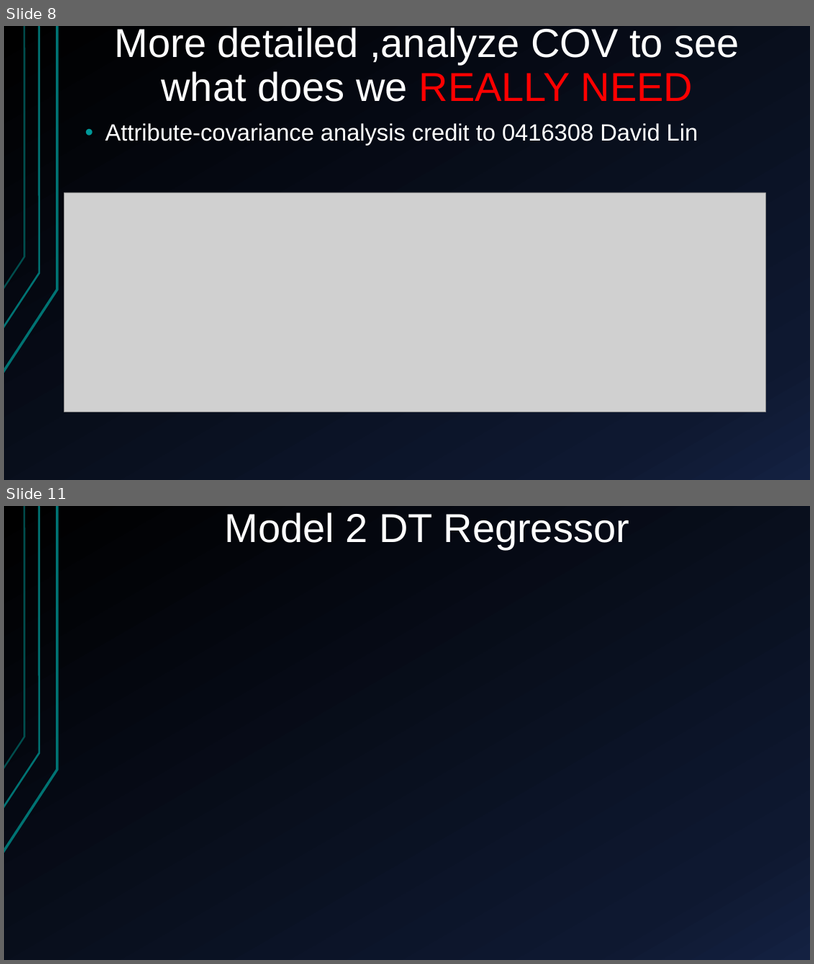
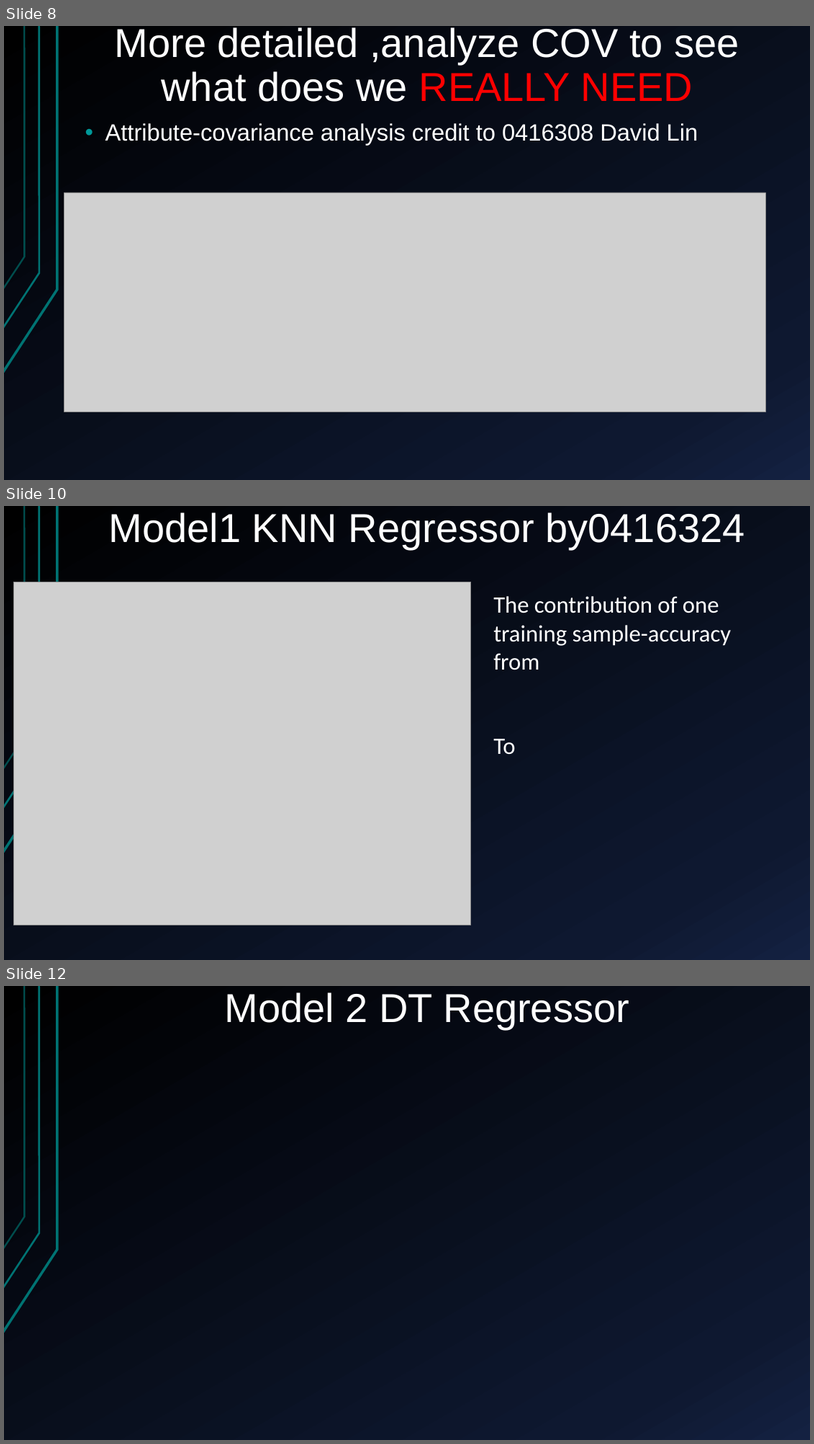
Before and after one commit to Alfons0329/Machine_Learning_Fall_2017, a slide deck: Final_proj/Presentation.pptx. Shown one above the other, each under a label of ours: slides 8 and 11 before the commit, slides 8, 10 and 12 after it; the slides between them are not shown. The pictures are 814x964 and 814x1444 pixels, drawn with LibreOffice and Linux fonts; fonts in the diff are those of the drawing; grey boxes stand for pictures. Boxes give left, top, right and bottom in pixels: in the first picture for what was removed or moved away, otherwise in the second. Text is boxed around its words. In the diff, an @@ line names an element or a change of style, - is before the commit and + after.

```diff
--- a/Final_proj/Presentation.pptx
+++ b/Final_proj/Presentation.pptx
@@ slide 10 added at <box>4,506,810,960</box>, background gradient #000000 to #0F1931 to #142242; not listed: 3 template elements that a slide beside it also shows @@
@@ title added at <box>109,512,745,549</box>, 48 pt, text #FFFFFF @@
+Model1 KNN Regressor by0416324
@@ picture added at <box>13,582,471,924</box> @@
@@ text added at <box>494,596,732,754</box>, 28 pt, text #FFFFFF @@
+The contribution of one training sample-accuracy from
+To
@@ what was slide 11 is now slide 12 @@
```
Also in this commit, not shown: 1 slide changed, 3 other files.
